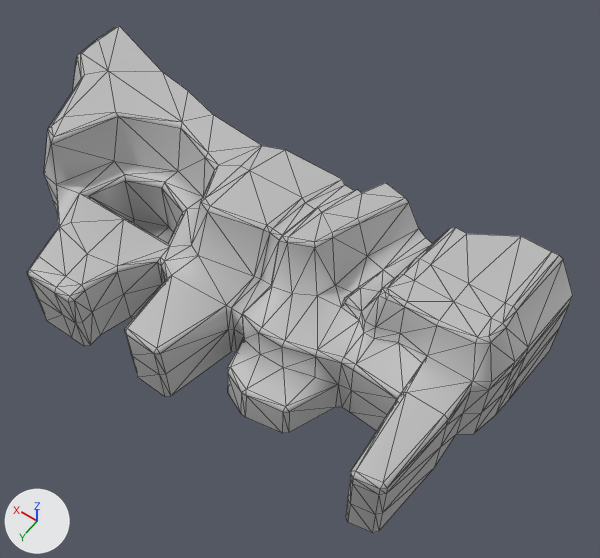
Two versions of the FBX model Assets/Models/Environment/Terrain/TutorialTerrain.fbx, one commit apart.
Both versions are drawn from a 50 mm lens placed at (-99.6, 105.0, 167.2), pointed at (-21.0, -5.1, -5.7). The axes (+X, +Y, +Z) are drawn at lower left. The lights are the same throughout. Mesh edges are drawn as thin lines. Where no turn or scale is listed for an object, it has been applied to the vertices.

In view in the first picture: 'TutorialTerrain'.
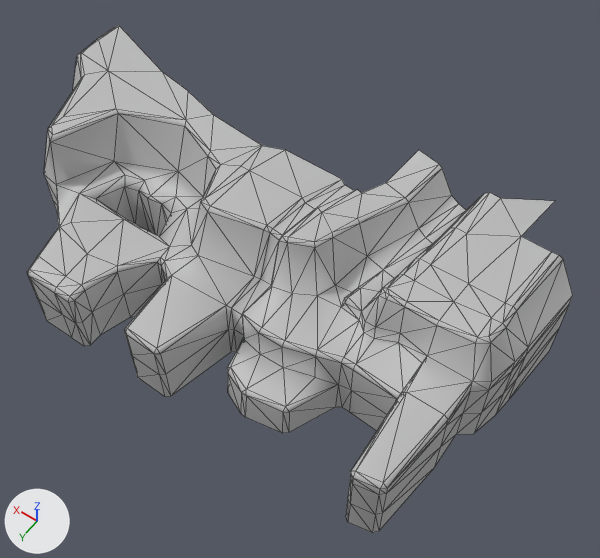
Boxes [x1, y1, x2, y2] around the edits, measured in the pictures (600 x 558 px):
part 1 of me_mesh, built on
    both: [44, 71, 262, 246]
part 2 of me_mesh, added
    after: [386, 150, 555, 244]

The edits, one by one:
me_mesh is used by ob_tutorialterrain; location (0.0, 0.0, 0.0).
me_mesh had 331 vertices, 583 faces and spanned x -83.0..83.0, y -39.0..39.0, z -17.0..18.0.
me_mesh now has 347 vertices, 613 faces and spans x -83.0..83.0, y -43.0..39.0, z -17.0..21.0.
Part 1, on me_mesh:
3 vertices are removed from x 25.0, y -5.0..-4.0, z -14.0..3.0.
20 faces are deleted.
4 vertices in x 12.0..43.0, y -10.0..-8.0, z 16.0..18.0 move by (0.0, -1.0, 0.0).
12 vertices move from x 10.0..49.0, y -15.0..10.0, z -14.0..17.0 to x 13.0..50.0, y -17.0..10.0, z -14.0..17.0.
9 vertices are added at x 19.0..30.0, y -3.0..2.0, z -14.0..3.0.
32 new faces join them.
Part 2, on me_mesh:
10 vertices are added at x -69.0..-34.0, y -43.0..-35.0, z 13.0..21.0.
18 new faces join them.
